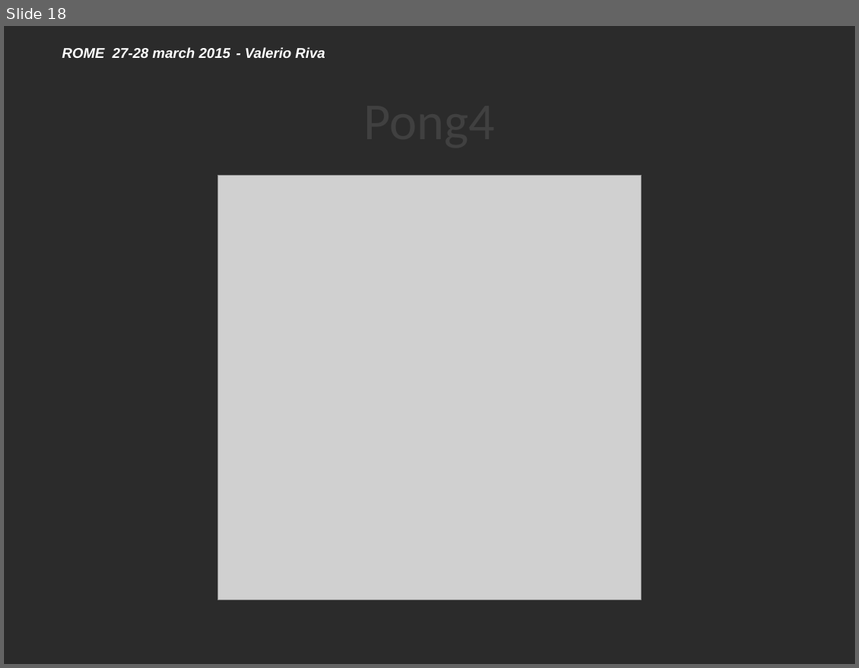
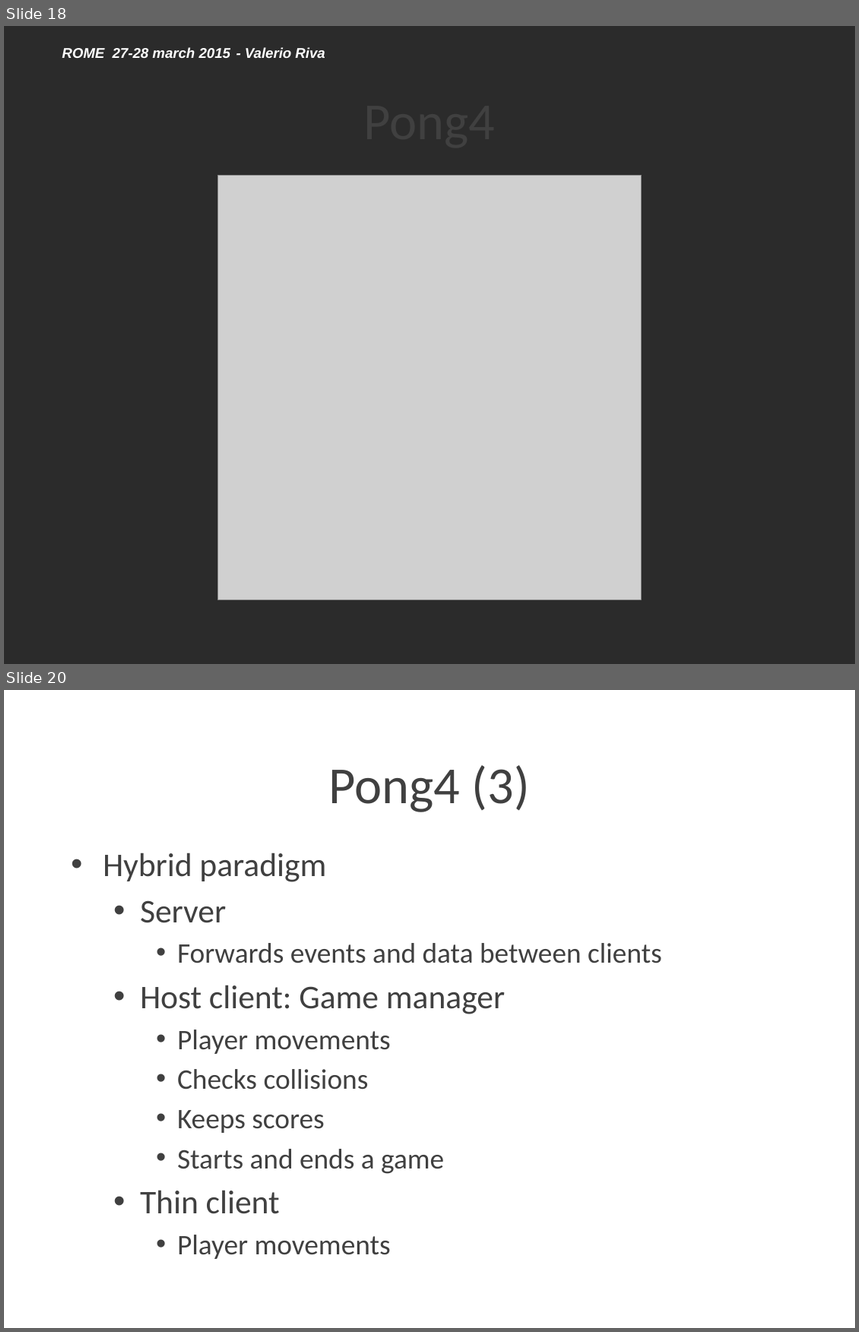
Before and after one commit to Lotti/codemotion2015, a slide deck: slides/slides.pptx. Shown one above the other, each under a label of ours: slide 18 before the commit, slides 18 and 20 after it; the slides between them are not shown. The pictures are 859x668 and 859x1332 pixels, drawn with LibreOffice and Linux fonts; fonts in the diff are those of the drawing; grey boxes stand for pictures; background and template pictures are left out; a plain dark background stands for a picture behind light text. Boxes give left, top, right and bottom in pixels: in the first picture for what was removed or moved away, otherwise in the second. Text is boxed around its words. In the diff, an @@ line names an element or a change of style, - is before the commit and + after.

```diff
--- a/slides/slides.pptx
+++ b/slides/slides.pptx
@@ slide 20 added at [4,690,855,1328], background picture (left out); not listed: 2 template elements that a slide beside it also shows @@
@@ title added at [329,765,530,812], 44 pt, text #404040 @@
+Pong4 (3)
@@ text added at [103,853,662,1259], 24 pt, text #404040 @@
+• Hybrid paradigm
+  • Server
+    • Forwards events and data between clients
+  • Host client: Game manager
+    • Player movements
+    • Checks collisions
+    • Keeps scores
+    • Starts and ends a game
+  • Thin client
+    • Player movements
```
Also in this commit, not shown: 4 slides changed, 6 other slides added, 1 other file.
